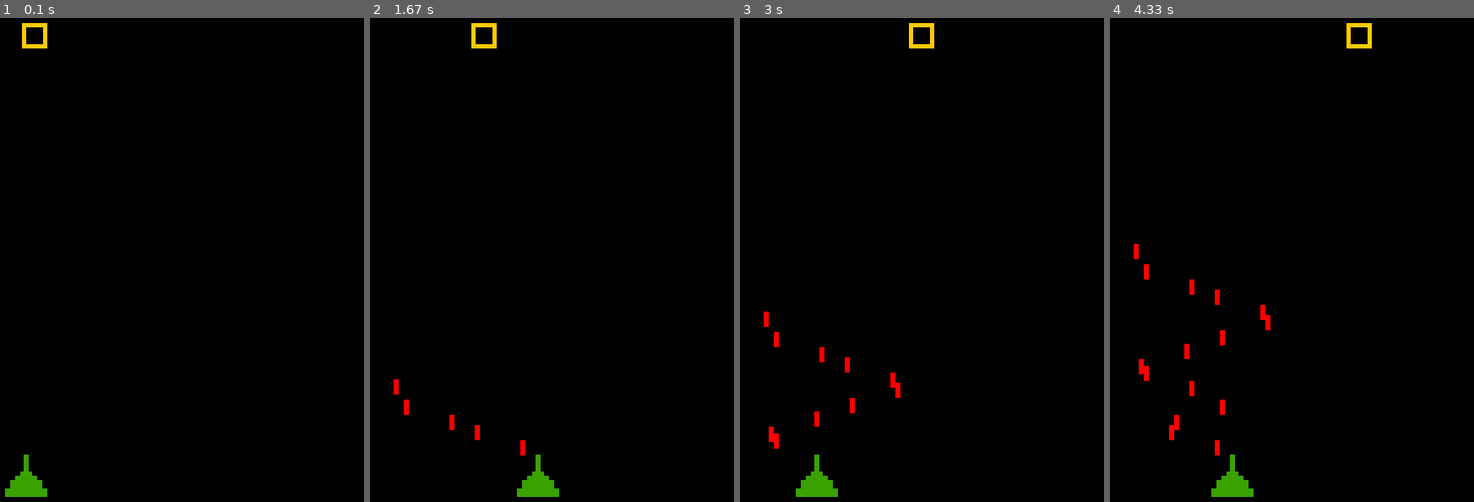
Above: before the commit, frames 1-4 (left to right).
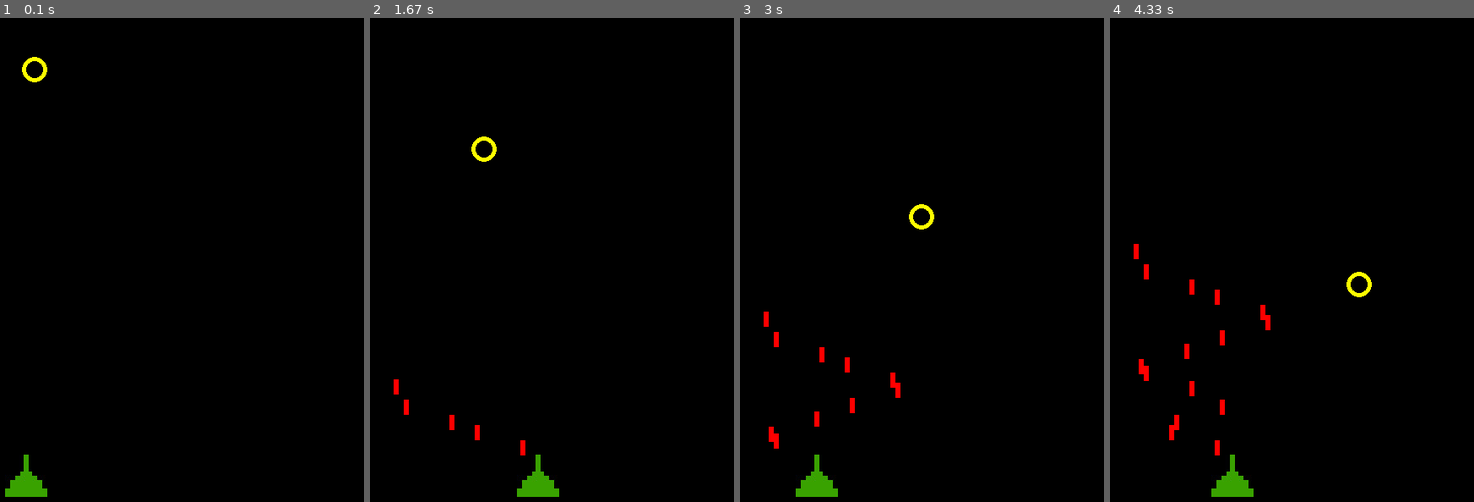
Above: after the commit, the same moments.

Repository: andre-korkin/test-pygame
Game: pygame game, started from main.py
Two runs of this game, one before a commit and one after it. Both use one fixed random seed, a clock stepped at 60 frames per second and the inputs below.
Inputs:
- Up to frame 1 (0.1 s): no input
- Up to frame 2 (1.67 s): tap Space at 0.33, 0.73, 1.03, 1.23, 1.53 s; hold Right 0.67-1.13 s; hold Right 1.17-1.63 s
- Up to frame 3 (3 s): hold Left 1.67-2.2 s; tap Space at 1.73, 2.03, 2.3, 2.6, 2.73 s; hold Left 2.23-2.63 s; hold Right from 2.67 s (still down)
- Up to frame 4 (4.33 s): tap Space at 3.03, 3.4, 3.7, 3.9, 4.2 s; release Right at 3.3 s; hold Left 3.33-3.8 s; hold Right 3.83-4.3 s

The runs differ from the first frame. In frame 1, 0.4% of the frame differs, in the area x 6-13%, y 1-14%; in frame 2, 0.4%; in frame 3, 0.4%; in frame 4, 0.4%.

Commit message:
opponent -> circle

Diff:
--- a/main.py
+++ b/main.py
@@ -35,13 +35,8 @@
 	bullits = []
 
 	#------------------------------
-	OPPONENT_WIDTH = 30
 	OPPONENT_STEP = 1
-	opponent = pygame.image.load('./img/opponent.jpg')
-	opponent_rect = opponent.get_rect()
-	opponent_rect.top = screen_rect.top + 20
-	opponent_x = 0
-	vector = 'right'
+	opponents = [opponentCreate(screen_rect)]
 
 	#------------------------------
 	while game:
@@ -61,16 +56,24 @@
 		gun_x = getGunStep(gun_move_right, gun_move_left, GUN_WIDTH, WIN_WIDTH, gun_x, GUN_STEP)
 
 		for bullit in bullits:
-			if isHit(bullit, opponent_rect):
-				game = False
+			# if isHit(bullit, opponent_rect):
+			# 	game = False
+			for opponent in opponents:
+				if isHit(bullit, opponent):
+					opponents.remove(opponent)
+					opponents.append(opponentCreate(screen_rect))
 
 			if bullit['y'] > 0:
 				bullit['y'] -= BULLIT_STEP
 			else:
 				bullits.remove(bullit)
 
-		opponent_x, vector = getOpponentStep(OPPONENT_WIDTH, WIN_WIDTH, opponent_x, OPPONENT_STEP, vector)
-		allRender(screen, BLACK, screen_rect, gun, gun_rect, gun_x, bullits, opponent, opponent_rect, opponent_x, window)
+		for opponent in opponents:
+			opponent = opponentMove(opponent, OPPONENT_STEP, WIN_WIDTH, WIN_HEIGHT)
+
+		# opponent_x, vector = getOpponentStep(OPPONENT_WIDTH, WIN_WIDTH, opponent_x, OPPONENT_STEP, vector)
+		# allRender(screen, BLACK, screen_rect, gun, gun_rect, gun_x, bullits, opponent, opponent_rect, opponent_x, window)
+		allRender(screen, BLACK, screen_rect, gun, gun_rect, gun_x, bullits, opponents, window)
 
 
 	while True:
@@ -94,14 +97,16 @@
 	win.flip()
 
 
-def allRender(scr, bg, scr_rect, gun, gun_rect, gun_x, bullits, opponent, opponent_rect, opponent_x, win):
+def allRender(scr, bg, scr_rect, gun, gun_rect, gun_x, bullits, opponents, win):
 	"""  All objects rendering  """
 	scr.fill(bg)
 	gunRender(scr, scr_rect, gun, gun_rect, gun_x)
 	if bullits:
 		for bullit in bullits:
-			bullitMove(scr, bullit)
-	opponentRender(scr, scr_rect, opponent, opponent_rect, opponent_x)
+			bullitRender(scr, bullit)
+	if opponents:
+		for opponent in opponents:
+			opponentRender(scr, opponent)
 	win.flip()
 
 
@@ -150,17 +155,20 @@
 	return {'obj': surf, 'x': x, 'y': y}
 
 
-def bullitMove(screen, bullit):
+def bullitRender(screen, bullit):
 	"""  Bullit moving  """
 	screen.blit(bullit['obj'], (bullit['x'], bullit['y']))
 
 
-def isHit(bullit, opponent_rect):
+def isHit(bullit, opponent):
 	"""  return True if bullit -> opponent  """
 	bul_x = bullit['x']
 	bul_y = bullit['y']
 
-	if opponent_rect.left <= bul_x <= opponent_rect.right + 6 and opponent_rect.top <= bul_y <= opponent_rect.bottom + 18:
+	opp_x = opponent['x']
+	opp_y = opponent['y']
+
+	if opp_x <= bul_x <= opp_x + 30 and opp_y <= bul_y <= opp_y + 30:
 		return True
 	else:
 		return False
@@ -169,27 +177,45 @@
 #-------------------------------- OPPONENT -----------------------------------
 
 
-def getOpponentStep(OPPONENT_WIDTH, WIN_WIDTH, opponent_x, OPPONENT_STEP, vector):
+def opponentCreate(screen_rect):
+	"""  Opponent creating  """
+	surf = pygame.Surface((30, 30))
+	pygame.draw.circle(surf, (255, 255, 0), (15, 15), 15, 5)
+	x = screen_rect.centerx - 15
+	y = screen_rect.top + 50
+	return {'obj': surf, 'x': x, 'y': y, 'vector_x': 'right', 'vector_y': 'bottom'}
+
+
+def opponentMove(opponent, step, win_width, win_height):
 	"""  Opponent moving  """
-	if vector == 'right':
-		if OPPONENT_WIDTH // 2 + opponent_x < WIN_WIDTH // 2:
-			opponent_x += OPPONENT_STEP
-		else:
-			vector = 'left'
-			opponent_x -= OPPONENT_STEP
-	if vector == 'left':
-		if WIN_WIDTH // 2 + opponent_x > OPPONENT_WIDTH // 2:
-			opponent_x -= OPPONENT_STEP
-		else:
-			vector = 'right'
-			opponent_x += OPPONENT_STEP
-	return opponent_x, vector
-
-
-def opponentRender(screen, screen_rect, opponent, opponent_rect, x):
-	"""  Opponent rendering  """
-	opponent_rect.centerx = screen_rect.centerx + x
-	screen.blit(opponent, opponent_rect)
+	if opponent['vector_x'] == 'right':
+		if opponent['x'] + 30 < win_width:
+			opponent['x'] += step
+		else:
+			opponent['vector_x'] = 'left'
+	else:
+		if opponent['x'] > 0:
+			opponent['x'] -= step
+		else:
+			opponent['vector_x'] = 'right'
+
+	if opponent['vector_y'] == 'bottom':
+		if opponent['y'] + 30 < win_height:
+			opponent['y'] += step
+		else:
+			opponent['vector_y'] = 'top'
+	else:
+		if opponent['y'] > 0:
+			opponent['y'] -= step
+		else:
+			opponent['vector_y'] = 'bottom'
+
+	return opponent
+
+
+def opponentRender(screen, opponent):
+	"""  Opponent moving  """
+	screen.blit(opponent['obj'], (opponent['x'], opponent['y']))
 
 #-----------------------------------------------------------------------------
 #-----------------------------------------------------------------------------
